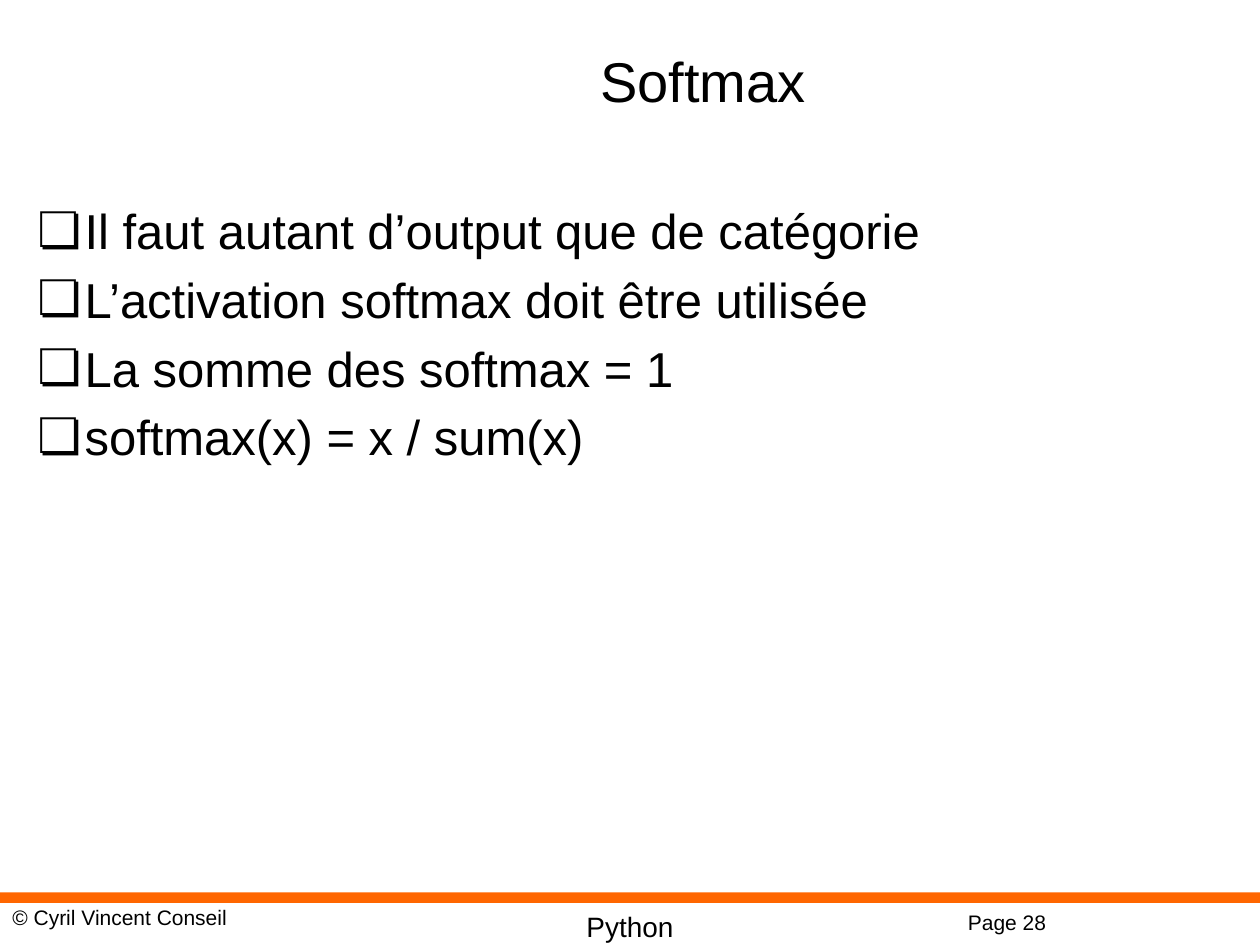
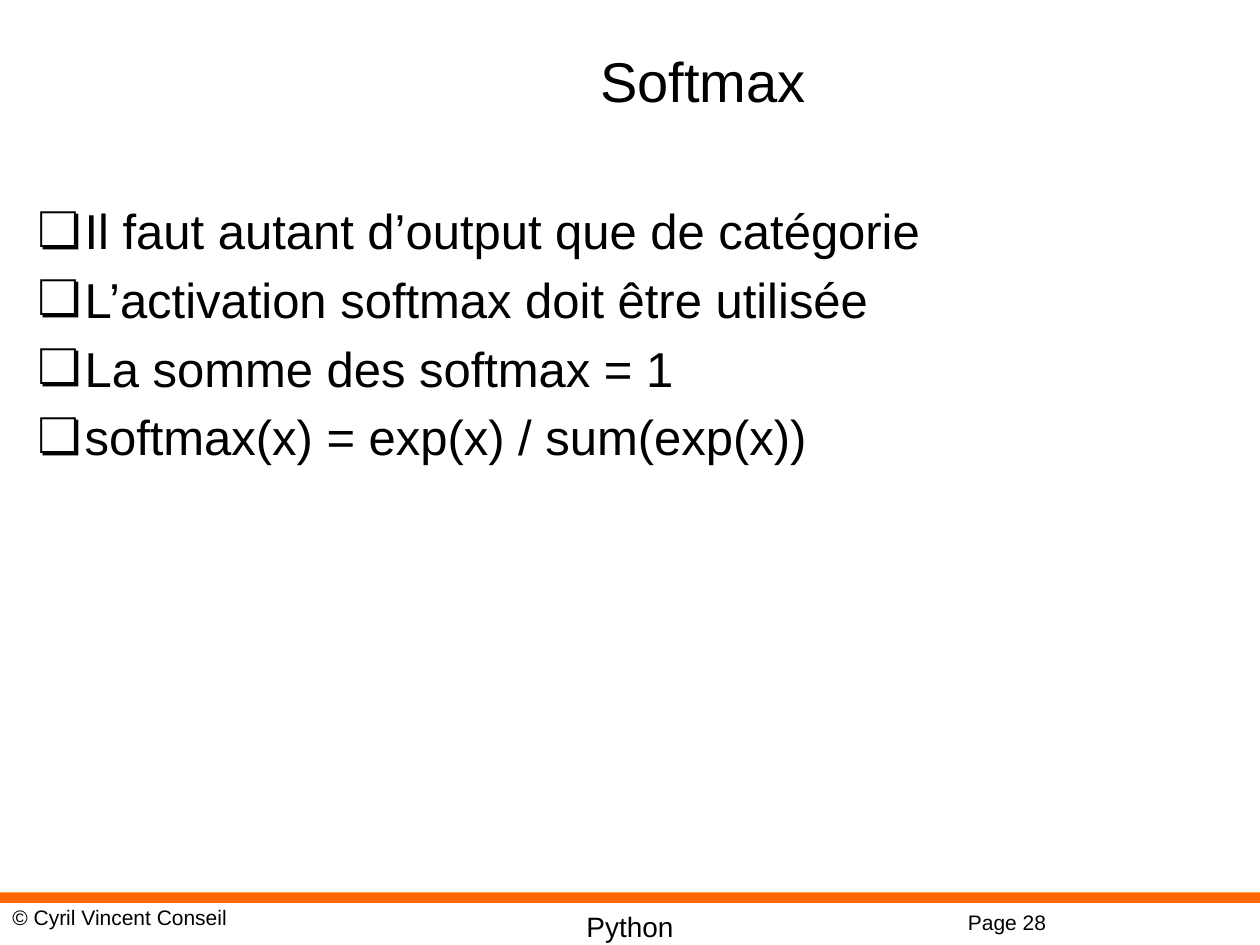
Before and after one commit to cyrilvincent/iot-ai, a slide deck: slide 28 of ppt/IoTAI18-TensorFlow.pptx. Drawn at 1260x945 pixels with LibreOffice and Linux fonts; fonts in the diff are those of the drawing; background and template pictures are left out. Boxes give left, top, right and bottom in pixels: in the first picture for what was removed or moved away, otherwise in the second. Text is boxed around its words. In the diff, an @@ line names an element or a change of style, - is before the commit and + after.

```diff
--- a/ppt/IoTAI18-TensorFlow.pptx
+++ b/ppt/IoTAI18-TensorFlow.pptx
@@ text at (85, 419, 806, 466): text changed @@
-❏ softmax(x) = x / sum(x)
+❏ softmax(x) = exp(x) / sum(exp(x))
```
Also in this commit, not shown: 45 other files.
